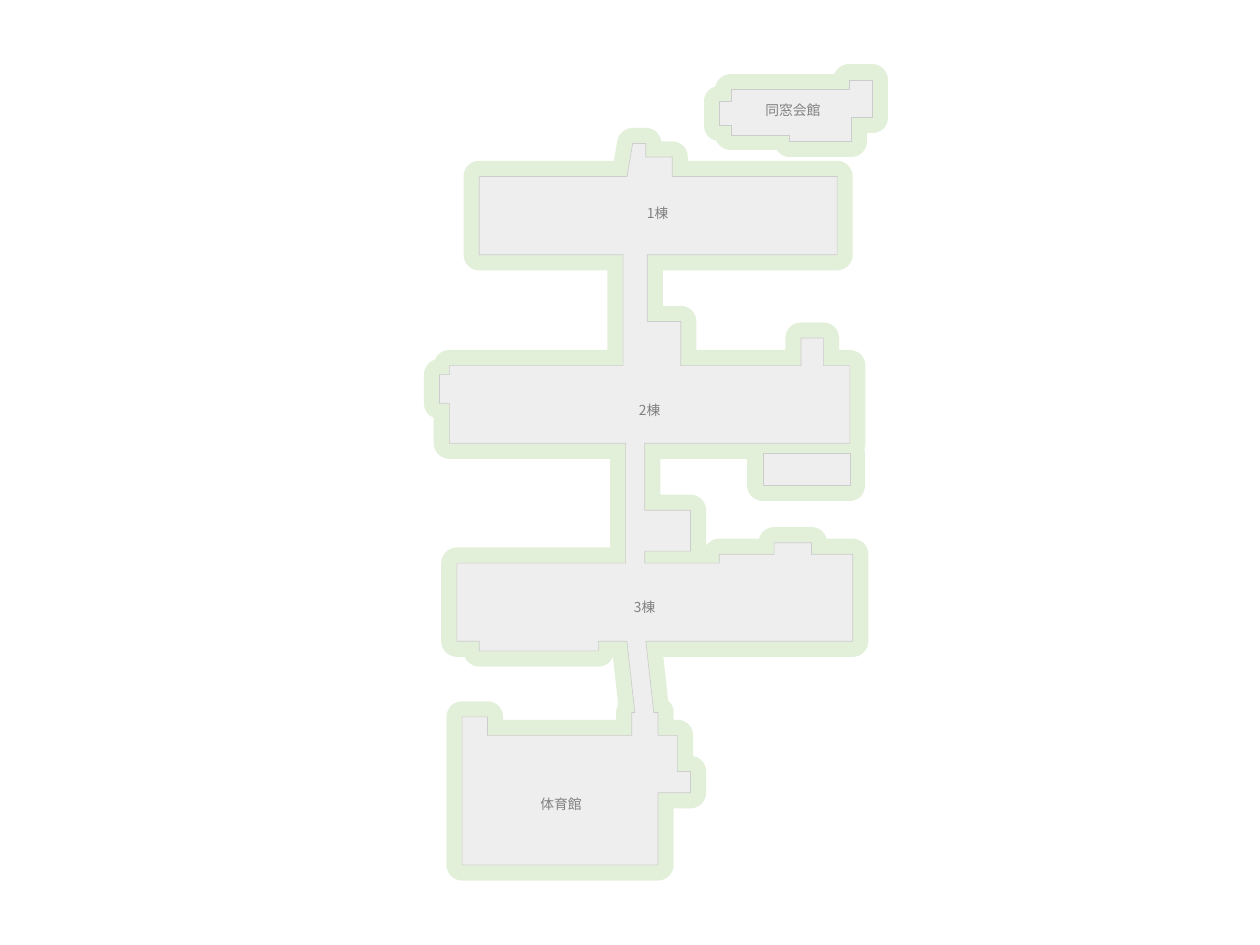
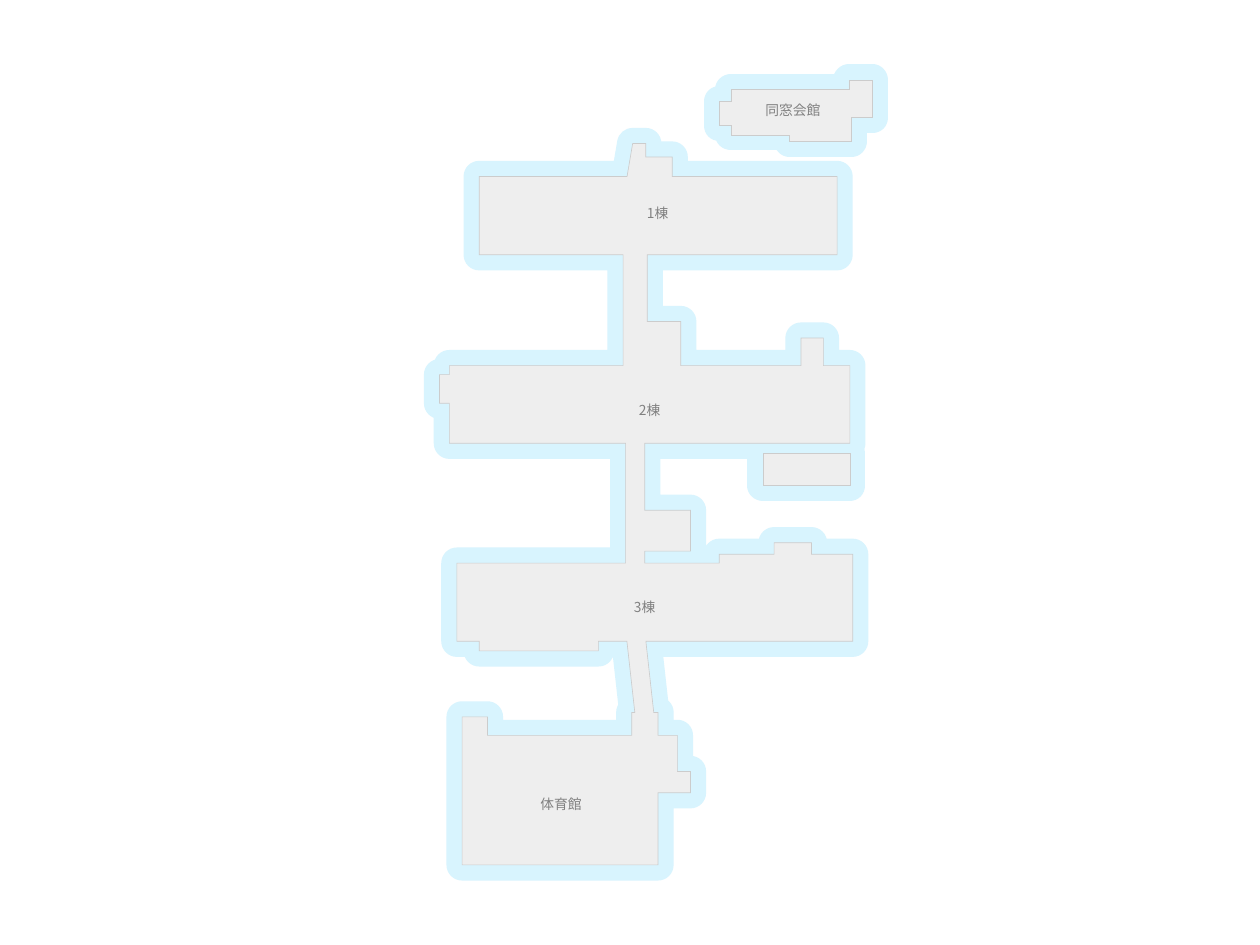
Before and after one commit to nearfactory/toinsai-kagaku, a slide deck: slide 12 of 2d/main.pptx. Drawn at 1260x945 pixels with LibreOffice and Linux fonts; fonts in the diff are those of the drawing. Boxes give left, top, right and bottom in pixels: in the first picture for what was removed or moved away, otherwise in the second. Text is boxed around its words. In the diff, an @@ line names an element or a change of style, - is before the commit and + after.

```diff
--- a/2d/main.pptx
+++ b/2d/main.pptx
@@ outline #E2F0D9 25 pt to #D8F4FE 25 pt in 3 elements at box(763, 454, 850, 486), box(439, 143, 852, 865), box(719, 80, 872, 141) @@
```
Also in this commit, not shown: 2 other slides changed, 11 other files.
